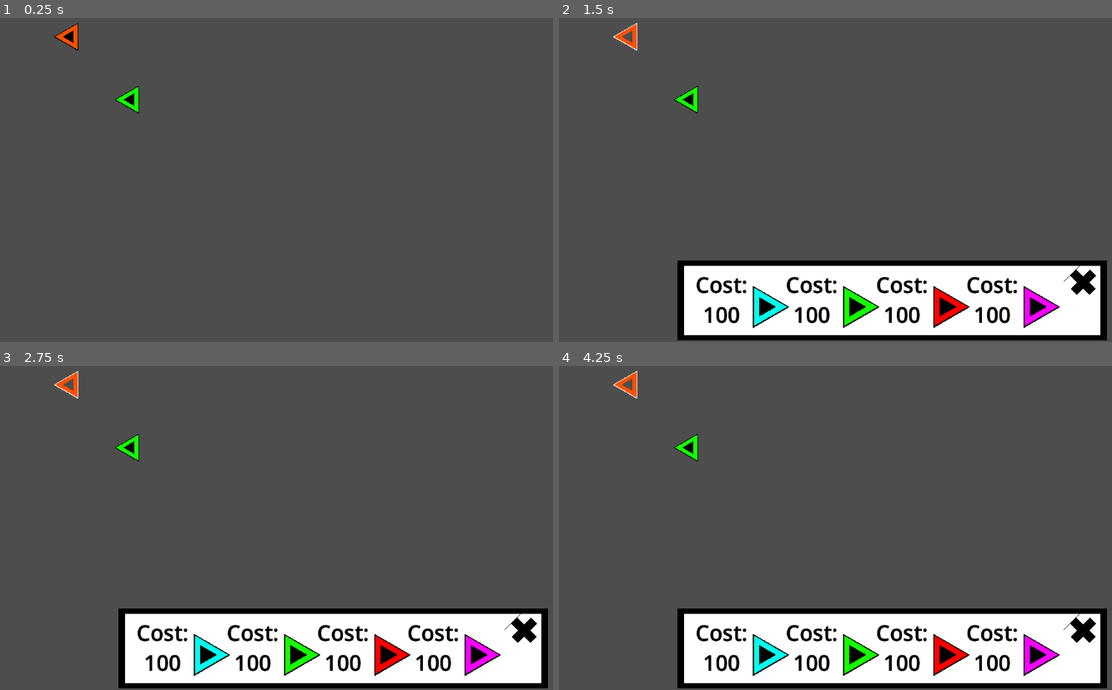
Above: before the commit, frames 1-4 (two rows, left to right).
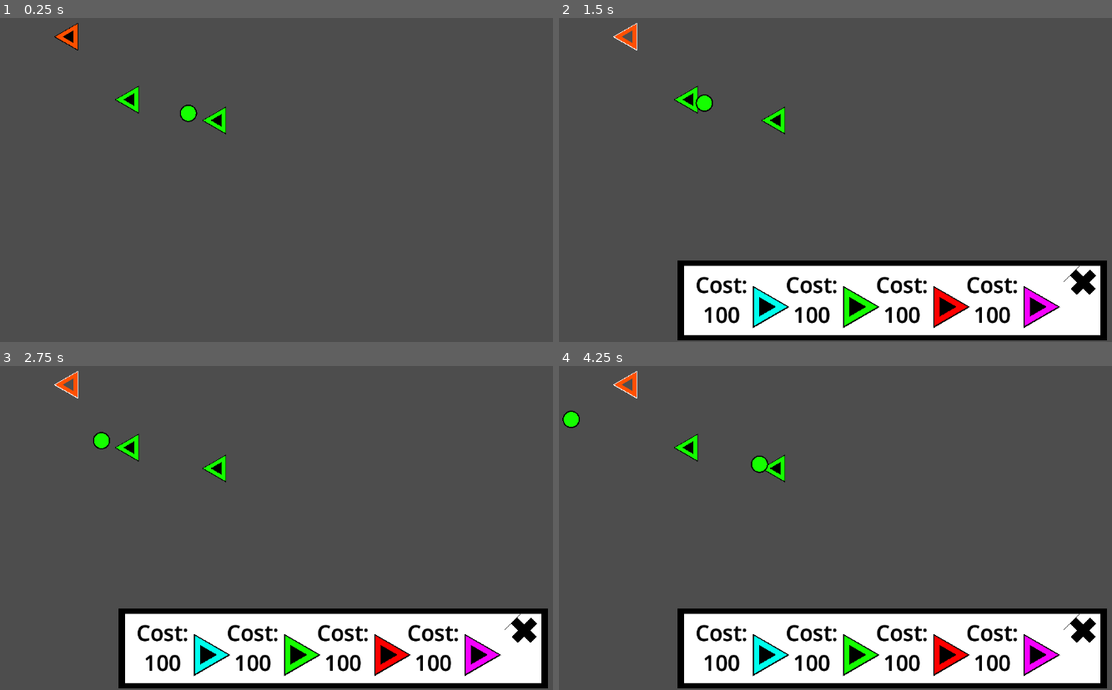
Above: after the commit, the same moments.

Repository: gluemagazine/square-tower-defence
Game: Godot game, scene res://scenes/testing_space(e).tscn
Two runs of this game, one before a commit and one after it. Both use one fixed random seed, a clock stepped at 60 frames per second and the inputs below. The project has no main scene, so this scene is started directly.
Inputs (mouse positions are in pixels of both pictures, inside the frame that each line leads up to):
- Up to frame 1 (0.25 s): no input
- Up to frame 2 (1.5 s): click (630, 37) at 0.5 s; click (630, 37) at 1.25 s
- Up to frame 3 (2.75 s): click (71, 385) at 2 s
- Up to frame 4 (4.25 s): no input

The runs differ from the first frame. In frame 1, 0.3% of the frame differs, in the area x 32-41%, y 26-36%; in frame 2, 0.3%; in frame 3, 0.3%; in frame 4, 0.4%, in the area x 0-41%, y 13-36%.

Commit message:
more archer

Diff:
--- a/square-tower-defence/Towers/archerTower.tscn
+++ b/square-tower-defence/Towers/archerTower.tscn
@@ -1,10 +1,11 @@
-[gd_scene load_steps=20 format=3 uid="uid://downv7grip0yk"]
+[gd_scene load_steps=21 format=3 uid="uid://downv7grip0yk"]
 
 [ext_resource type="Script" uid="uid://cci81of4pjdwv" path="res://Towers/archer_tower.gd" id="1_8aiwx"]
 [ext_resource type="Shader" uid="uid://chudojcwfpmos" path="res://resources/shaders/cool shader.gdshader" id="2_pb4we"]
 [ext_resource type="Script" uid="uid://bwatls00pqq80" path="res://components/sight_component.gd" id="3_pb4we"]
 [ext_resource type="Script" uid="uid://dh82b2okfsr5c" path="res://states/state_machine.gd" id="4_oxt30"]
 [ext_resource type="Script" uid="uid://1xd2vlt7m40s" path="res://states/shoot_state.gd" id="5_vat4d"]
+[ext_resource type="Script" uid="uid://le5mvvw0f3nc" path="res://states/cool_down_state.gd" id="6_vat4d"]
 
 [sub_resource type="ShaderMaterial" id="ShaderMaterial_xjle4"]
 shader = ExtResource("2_pb4we")
@@ -139,7 +140,9 @@
 
 [node name="SightComponent" type="Area2D" parent="."]
 visible = false
+scale = Vector2(3, 3)
 script = ExtResource("3_pb4we")
+canLeave = true
 metadata/_custom_type_script = "uid://bwatls00pqq80"
 
 [node name="CollisionShape2D" type="CollisionShape2D" parent="SightComponent"]
@@ -167,7 +170,16 @@
 script = ExtResource("4_oxt30")
 baseState = NodePath("shootState")
 
-[node name="shootState" type="Node" parent="StateMachine" node_paths=PackedStringArray("holder", "sightComp")]
+[node name="shootState" type="Node" parent="StateMachine" node_paths=PackedStringArray("holder", "sightComp", "nextState")]
 script = ExtResource("5_vat4d")
 holder = NodePath("../..")
 sightComp = NodePath("../../SightComponent")
+nextState = NodePath("../coolDownState")
+
+[node name="coolDownState" type="Node" parent="StateMachine" node_paths=PackedStringArray("timer", "nextState")]
+script = ExtResource("6_vat4d")
+timer = NodePath("../../coolDown")
+nextState = NodePath("../shootState")
+
+[node name="coolDown" type="Timer" parent="."]
+one_shot = true
--- a/square-tower-defence/Towers/arrow.tscn
+++ b/square-tower-defence/Towers/arrow.tscn
@@ -1,10 +1,13 @@
-[gd_scene load_steps=7 format=3 uid="uid://d2xoy8bd7beyr"]
+[gd_scene load_steps=8 format=3 uid="uid://d2xoy8bd7beyr"]
 
 [ext_resource type="Script" uid="uid://cuubqgjvoqrw8" path="res://Towers/shot.gd" id="1_b5ofy"]
 [ext_resource type="Shader" uid="uid://chudojcwfpmos" path="res://resources/shaders/cool shader.gdshader" id="2_k1tyv"]
 
+[sub_resource type="CircleShape2D" id="CircleShape2D_1r5eg"]
+radius = 7.5
+
 [sub_resource type="CircleShape2D" id="CircleShape2D_m8tg3"]
-radius = 30.0
+radius = 15.0
 
 [sub_resource type="ShaderMaterial" id="ShaderMaterial_8gruw"]
 shader = ExtResource("2_k1tyv")
@@ -34,12 +37,15 @@
 [sub_resource type="StyleBoxFlat" id="StyleBoxFlat_3o0jc"]
 bg_color = Color(0.0833333, 1, 0, 1)
 
-[node name="arrow" type="CharacterBody2D" node_paths=PackedStringArray("sight")]
+[node name="arrow" type="CharacterBody2D" node_paths=PackedStringArray("sight", "timer")]
+collision_layer = 2
+collision_mask = 2
 script = ExtResource("1_b5ofy")
 sight = NodePath("range")
+timer = NodePath("Timer")
 
 [node name="CollisionShape2D" type="CollisionShape2D" parent="."]
-shape = SubResource("CircleShape2D_m8tg3")
+shape = SubResource("CircleShape2D_1r5eg")
 
 [node name="range" type="Area2D" parent="."]
 
@@ -53,10 +59,10 @@
 anchor_top = 0.5
 anchor_right = 0.5
 anchor_bottom = 0.5
-offset_left = -30.0
-offset_top = -30.0
-offset_right = 30.0
-offset_bottom = 30.0
+offset_left = -15.0
+offset_top = -15.0
+offset_right = 15.0
+offset_bottom = 15.0
 grow_horizontal = 2
 grow_vertical = 2
 theme_override_styles/panel = SubResource("StyleBoxFlat_8mt8a")
@@ -68,10 +74,15 @@
 anchor_top = 0.5
 anchor_right = 0.5
 anchor_bottom = 0.5
-offset_left = -25.0
-offset_top = -25.0
-offset_right = 25.0
-offset_bottom = 25.0
+offset_left = -13.0
+offset_top = -13.0
+offset_right = 13.0
+offset_bottom = 13.0
 grow_horizontal = 2
 grow_vertical = 2
 theme_override_styles/panel = SubResource("StyleBoxFlat_3o0jc")
+
+[node name="Timer" type="Timer" parent="."]
+wait_time = 5.0
+one_shot = true
+autostart = true
--- a/square-tower-defence/Towers/shot.gd
+++ b/square-tower-defence/Towers/shot.gd
@@ -7,10 +7,12 @@
 @export var acceleration:float = 2200
 @export var speed:float = 300
 @export var drag:float = 1500
+@export var timer:Timer
 
 var direction:Vector2 = Vector2.ZERO
 
 func _ready() -> void:
+	timer.timeout.connect(_on_timer_timeout)
 	if sight:
 		sight.area_entered.connect(on_area_entered)
 
@@ -26,12 +28,17 @@
 
 func on_area_entered(body:Node)->void:
 	if body is HitboxComponent:
-		if body.holder.is_in_group("enemy"):
+		if body.holder.is_in_group(target):
 			var attak:Attack = Attack.new()
 			attak.damage = damage
 			body.damage(attak)
 			velocity = Vector2.ZERO
 			extra()
+			queue_free()
 
 func extra()->void:
 	pass
+
+
+func _on_timer_timeout() -> void:
+	queue_free()
--- a/square-tower-defence/components/sight_component.gd
+++ b/square-tower-defence/components/sight_component.gd
@@ -10,14 +10,18 @@
 var targets:Array = []
 
 func _ready() -> void:
-	area_entered.connect(on_area_entered)
+	body_entered.connect(on_body_entered)
+	body_exited.connect(on_body_exited)
 
-func on_area_entered(body:Node)->void:
-	if body is HitboxComponent:
-		if body.holder.is_in_group(targetGroup):
+func on_body_entered(body:Node)->void:
+		if body.is_in_group(targetGroup):
 			if storeAll:
 				targets += [body]
-				updtateTarget()
+				if pickClosest:
+					updtateTarget()
+				target = body
+			else:
+				target = body
 
 func updtateTarget()->void:
 	var closestTarget:CharacterBody2D = null
@@ -29,7 +33,7 @@
 			closestTarget = i
 	target = closestTarget
 
-func on_area_exited(body:Node)->void:
+func on_body_exited(body:Node)->void:
 	if body in targets:
 		targets.erase(body)
 		if body == target:
--- a/square-tower-defence/scenes/testing_space(e).tscn
+++ b/square-tower-defence/scenes/testing_space(e).tscn
@@ -1,10 +1,12 @@
-[gd_scene load_steps=45 format=3 uid="uid://r04pfp0ohm1u"]
+[gd_scene load_steps=47 format=3 uid="uid://r04pfp0ohm1u"]
 
 [ext_resource type="Script" uid="uid://ct1576t7jful8" path="res://Towers/testing_space.gd" id="1_vtevc"]
 [ext_resource type="PackedScene" uid="uid://w0fce54yv0xv" path="res://Towers/tower_base.tscn" id="2_lrt43"]
 [ext_resource type="Script" uid="uid://b4x0hopcipugf" path="res://Towers/build_options.gd" id="3_6gguj"]
 [ext_resource type="Shader" uid="uid://bdlgodcj6ayir" path="res://Towers/transition.gdshader" id="3_wis2o"]
 [ext_resource type="Shader" uid="uid://chudojcwfpmos" path="res://resources/shaders/cool shader.gdshader" id="5_kj7vi"]
+[ext_resource type="Script" uid="uid://l2w56u85nvr0" path="res://components/hitbox.gd" id="6_6gguj"]
+[ext_resource type="PackedScene" uid="uid://downv7grip0yk" path="res://Towers/archerTower.tscn" id="7_kj7vi"]
 
 [sub_resource type="Gradient" id="Gradient_eojhd"]
 offsets = PackedFloat32Array(1)
@@ -555,6 +557,16 @@
 texture_hover = SubResource("GradientTexture2D_pyayi")
 stretch_mode = 3
 
+[node name="HitboxComponent" type="Area2D" parent="fakeEnemy"]
+script = ExtResource("6_6gguj")
+metadata/_custom_type_script = "uid://l2w56u85nvr0"
+
+[node name="CollisionShape2D" type="CollisionShape2D" parent="fakeEnemy/HitboxComponent"]
+shape = SubResource("CircleShape2D_wis2o")
+
+[node name="archerTower" parent="." instance=ExtResource("7_kj7vi")]
+position = Vector2(377, 264)
+
 [connection signal="pressed" from="ui/buildOptions/option1/click" to="ui/buildOptions" method="frostClicked"]
 [connection signal="pressed" from="ui/buildOptions/option2/click" to="ui/buildOptions" method="archerClicked"]
 [connection signal="pressed" from="ui/buildOptions/option3/click" to="ui/buildOptions" method="bombClicked"]
--- /dev/null
+++ b/square-tower-defence/states/cool_down_state.gd
@@ -0,0 +1,15 @@
+extends State
+class_name CoolDownState
+
+@export var timer:Timer
+@export var coolDown:float = 1
+@export var nextState:State
+
+func _ready() -> void:
+	timer.timeout.connect(finished)
+
+func enter()->void:
+	timer.start(coolDown)
+
+func finished()->void:
+	emit_signal("transitioned",self,nextState.name)
Not shown, added: square-tower-defence/states/cool_down_state.gd.uid
